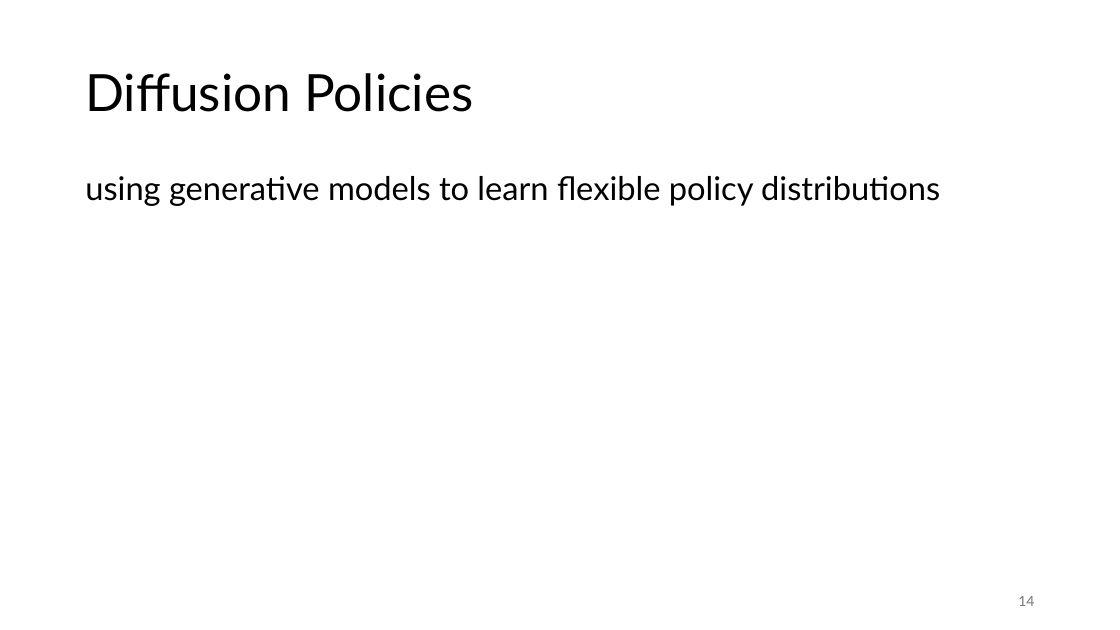
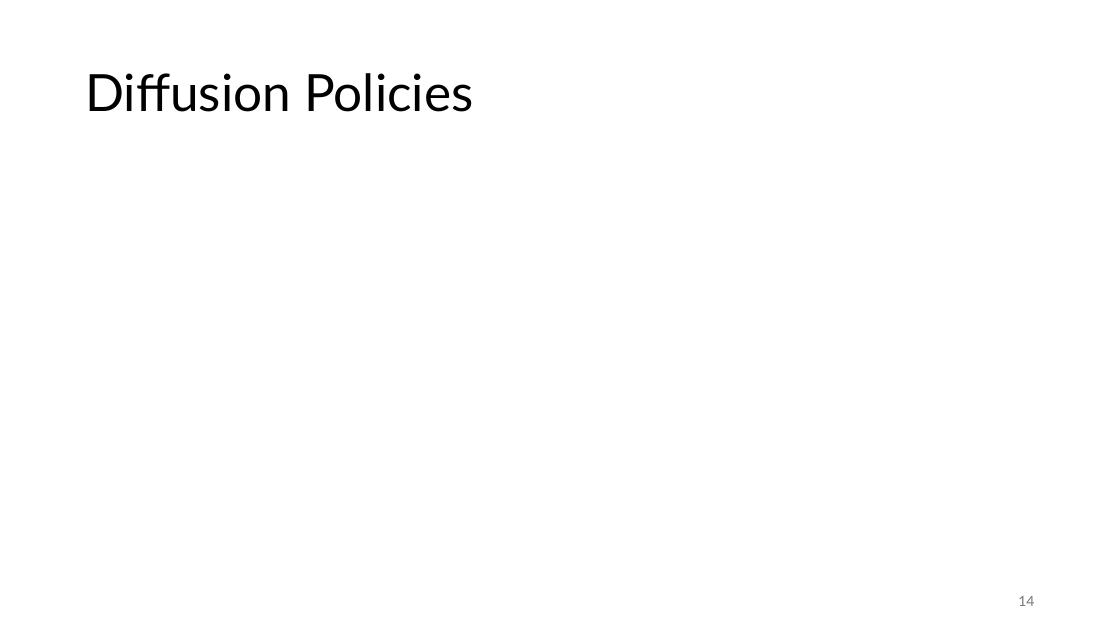
Before and after one commit to FelixWick/reinforcement_learning, a slide deck: slide 14 of slides/5_advanced.pptx. Drawn at 1120x630 pixels with LibreOffice and Linux fonts; fonts in the diff are those of the drawing; grey boxes stand for pictures. Boxes give left, top, right and bottom in pixels: in the first picture for what was removed or moved away, otherwise in the second. Text is boxed around its words. In the diff, an @@ line names an element or a change of style, - is before the commit and + after.

```diff
--- a/slides/5_advanced.pptx
+++ b/slides/5_advanced.pptx
@@ text removed at bbox=[85, 176, 940, 206] @@
-using generative models to learn flexible policy distributions
```
Also in this commit, not shown: 11 other slides changed, 1 slide removed, 1 other file.
